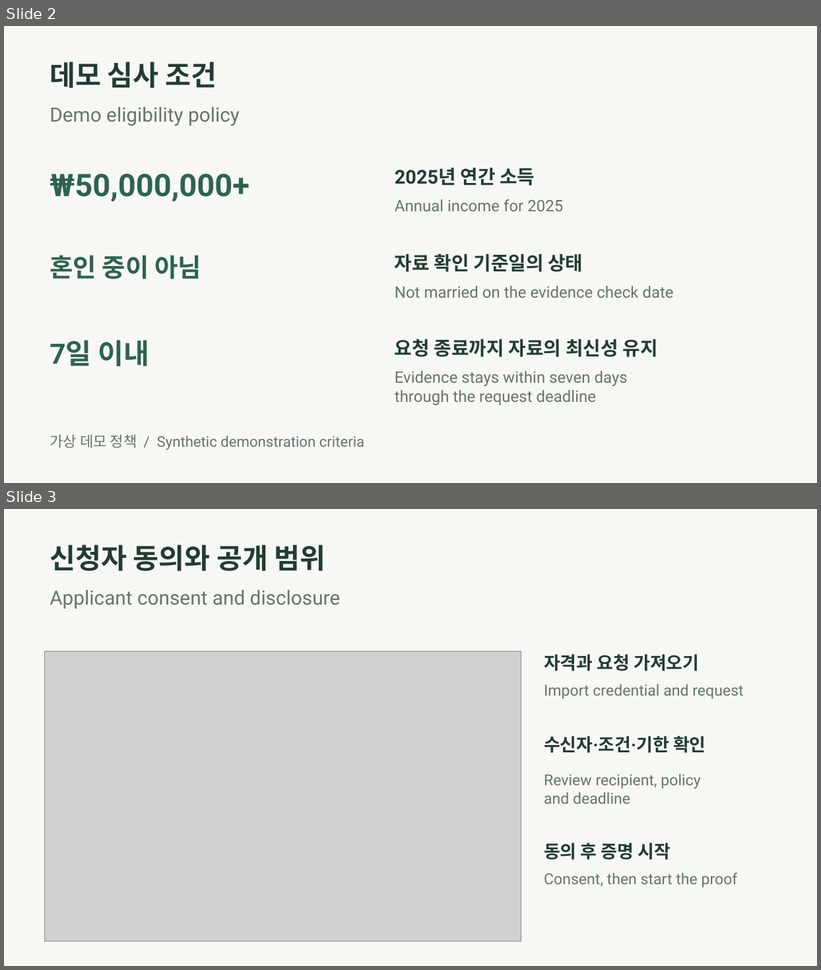
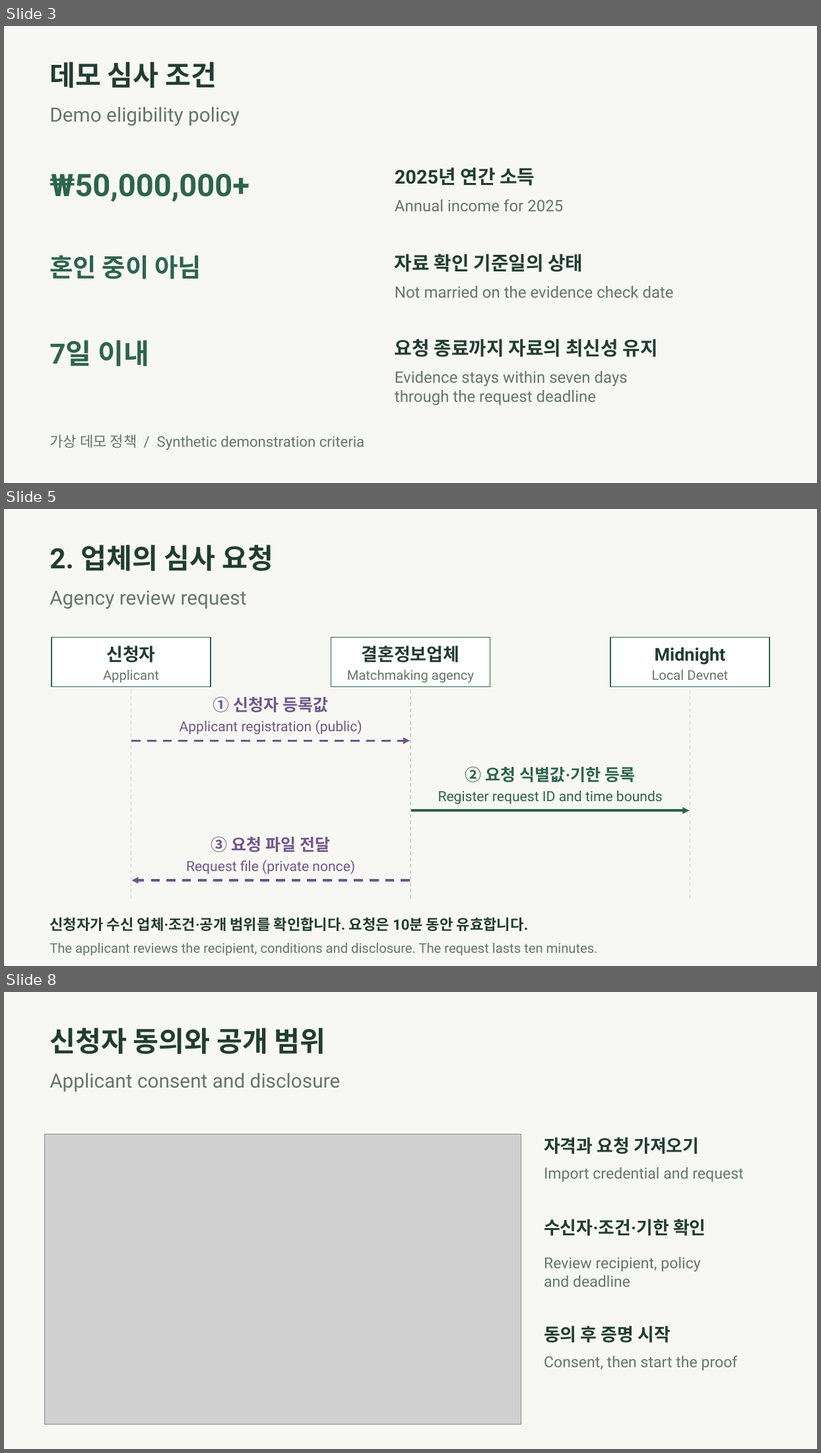
Before and after one commit to team-hyunjae/MatchProof, a slide deck: submission/MatchProof-pitch.ko-en.pptx. Shown one above the other, each under a label of ours: slides 2 and 3 before the commit, slides 3, 5 and 8 after it; the slides between them are not shown. The pictures are 821x970 and 821x1453 pixels, drawn with LibreOffice and Linux fonts; fonts in the diff are those of the drawing; grey boxes stand for pictures. Boxes give left, top, right and bottom in pixels: in the first picture for what was removed or moved away, otherwise in the second. Text is boxed around its words. In the diff, an @@ line names an element or a change of style, - is before the commit and + after.

```diff
--- a/submission/MatchProof-pitch.ko-en.pptx
+++ b/submission/MatchProof-pitch.ko-en.pptx
@@ slide 5 added at (4, 509, 817, 966), background #F7F8F3 @@
@@ text added at (50, 545, 273, 571), 33 pt, text #213C33, bold @@
+2. 업체의 심사 요청
@@ text added at (50, 590, 247, 609), 23.2 pt, text #64766C @@
+Agency review request
@@ rectangle added at (52, 637, 210, 687), fill #FFFFFF, outline #2D6350 1.13 pt @@
@@ text added at (106, 646, 155, 663), 21 pt, text #213C33, bold @@
+신청자
@@ rectangle added at (331, 637, 490, 687), fill #FFFFFF, outline #2D6350 1.13 pt @@
@@ text added at (362, 646, 460, 663), 21 pt, text #213C33, bold @@
+결혼정보업체
@@ rectangle added at (611, 637, 770, 687), fill #FFFFFF, outline #2D6350 1.13 pt @@
@@ text added at (655, 647, 726, 665), 21 pt, text #213C33, bold @@
+Midnight
@@ text added at (103, 670, 159, 683), 15.8 pt, text #64766C @@
+Applicant
@@ text added at (347, 670, 474, 683), 15.8 pt, text #64766C @@
+Matchmaking agency
@@ text added at (652, 670, 728, 680), 15.8 pt, text #64766C @@
+Local Devnet
@@ line added from (131, 690) to (131, 900), #CBD5CE 1.05 pt dashed @@
@@ text added at (213, 696, 328, 713), 19.5 pt, text #72568B, bold @@
+① 신청자 등록값
@@ line added from (411, 690) to (411, 900), #CBD5CE 1.05 pt dashed @@
@@ line added from (690, 690) to (690, 900), #CBD5CE 1.05 pt dashed @@
@@ text added at (180, 720, 362, 735), 16.5 pt, text #72568B @@
+Applicant registration (public)
@@ arrow added from (131, 741) to (411, 741), #72568B 2.63 pt dashed @@
@@ text added at (465, 766, 635, 783), 19.5 pt, text #2D6350, bold @@
+② 요청 식별값·기한 등록
@@ text added at (438, 791, 663, 805), 16.5 pt, text #2D6350 @@
+Register request ID and time bounds
@@ arrow added from (411, 811) to (690, 811), #2D6350 2.63 pt @@
@@ text added at (211, 836, 330, 853), 19.5 pt, text #72568B, bold @@
+③ 요청 파일 전달
@@ text added at (186, 860, 355, 875), 16.5 pt, text #72568B @@
+Request file (private nonce)
@@ arrow added from (411, 881) to (131, 881), #72568B 2.63 pt dashed @@
@@ text added at (50, 918, 529, 931), 17.2 pt, text #213C33, bold @@
+신청자가 수신 업체·조건·공개 범위를 확인합니다. 요청은 10분 동안 유효합니다.
@@ text added at (50, 943, 598, 956), 15.8 pt, text #64766C @@
+The applicant reviews the recipient, conditions and disclosure. The request lasts ten minutes.
@@ what was slide 2 is now slide 3 @@
@@ what was slide 3 is now slide 8 @@
```
Also in this commit, not shown: 4 other slides added, 10 other files.
